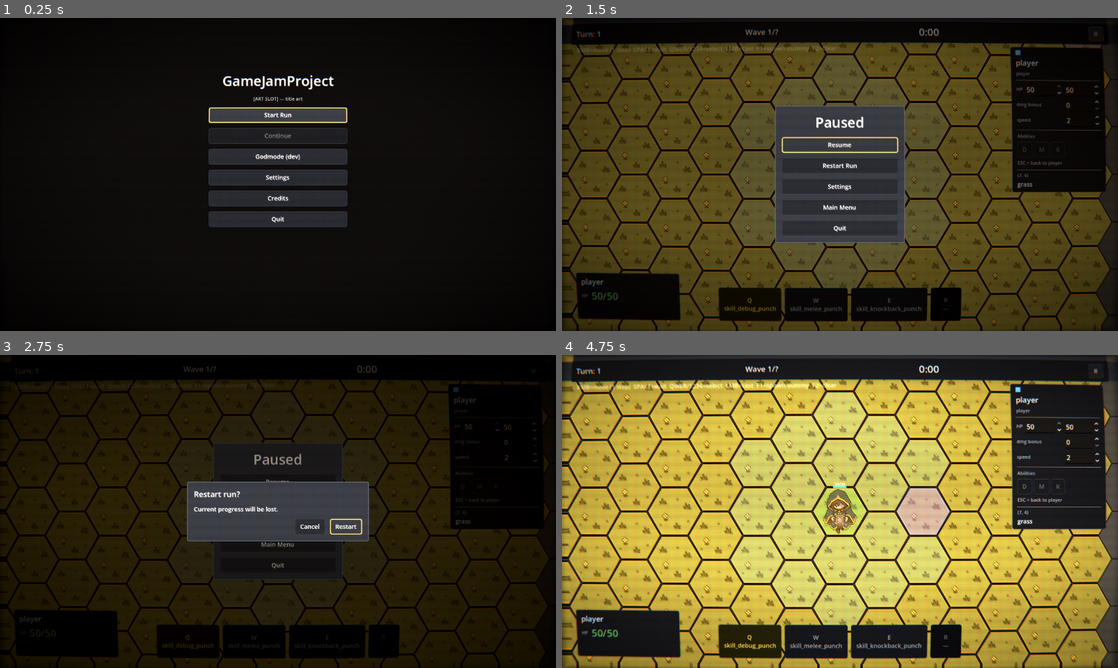
Above: before the commit, frames 1-4 (two rows, left to right).
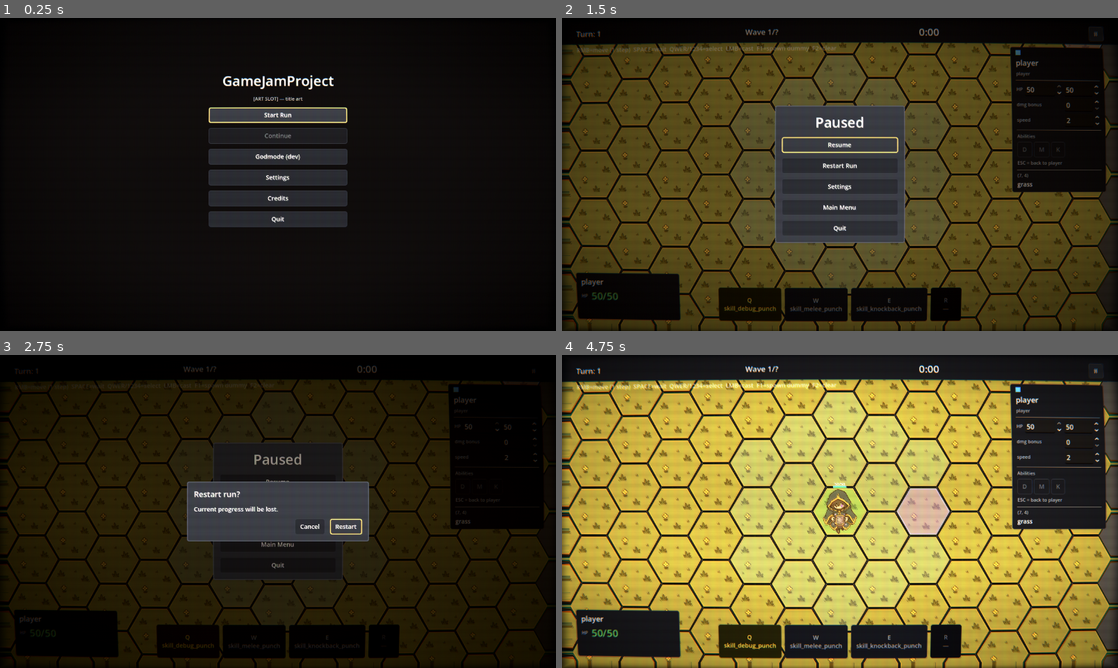
Above: after the commit, the same moments.

Repository: TortikP/GameJamProject
Game: Godot game, scene res://scenes/main_menu.tscn
The game is run twice, just before and just after one commit, with the same random seed, the same clock (stepped at 60 frames per second) and the same inputs.
Inputs:
- Up to frame 1 (0.25 s): no input
- Up to frame 2 (1.5 s): click "Start Run" at 0.5 s; click "II" at 1.25 s
- Up to frame 3 (2.75 s): click "Restart Run" at 2 s
- Up to frame 4 (4.75 s): click "Restart Run" at 2.75 s; click "Restart Run" at 3.5 s; click "Restart" at 4.25 s

The runs differ from the first frame. In frame 2, 0.5% of the frame differs, in the area x 0-100%, y 0-100%; in frame 3, less than 0.1%; in frame 4, 2.7%.

Commit message:
fix(crt): kill clamp-to-edge stripe on barrel rim
Screenshot #4 showed a vertical yellow stripe on the left edge — texture
clamp-to-edge replicating the leftmost game pixel column wherever barrel
curvature pushed cuv slightly past 0.

Three coordinated fixes:

* All sampling now uses cuv_safe = clamp(cuv, ~4px, 1 - ~4px). When cuv
  goes OOB on the rim, we sample from a 4px inset (real content) instead
  of clamping to the literal edge column.
* Bloom radius is now multiplied by screen_mask, same trick already
  applied to chroma in v5 — diagonal samples don't reach beyond the bezel.
* Bezel mask starts fading at 5 UV-units inside [0,1] instead of exactly
  at the boundary, so the residual rim where curvature OOB happens gets
  covered by the black bezel fade.

Visible screen loses ~0.4% width — imperceptible.

Diff:
--- a/scripts/presentation/crt/crt.gdshader
+++ b/scripts/presentation/crt/crt.gdshader
@@ -69,8 +69,12 @@
 }
 
 // 0 inside the curved screen region, → 1 in the bezel area.
+// Tiny inset of 5 UV-units pulls the bezel fade slightly inward so that the
+// few pixels where barrel curvature pushes cuv outside [0,1] get masked by
+// the bezel — covers residual clamp-to-edge sample artifacts on the rim.
 float bezel_mask(vec2 cuv) {
-	vec2 d = max(vec2(0.0) - cuv, cuv - vec2(1.0));
+	vec2 inset = vec2(0.005);
+	vec2 d = max(inset - cuv, cuv - (vec2(1.0) - inset));
 	float outside = max(d.x, d.y);
 	return smoothstep(0.0, bezel_softness, outside);
 }
@@ -92,17 +96,27 @@
 	vec2 chroma_dir = from_center * length(from_center) * 2.0;
 	vec2 chroma_offset = chroma_dir * chroma_strength * SCREEN_PIXEL_SIZE * screen_mask;
 
-	vec3 sa = texture(screen_tex, cuv + chroma_offset).rgb;
-	vec3 sb = texture(screen_tex, cuv - chroma_offset).rgb;
+	// All texture sampling uses `cuv_safe` — clamped a few pixels inside the
+	// texture edge. Without this, when barrel pushes cuv slightly outside [0,1]
+	// (typical at left/right rim), texture clamp-to-edge replicates the edge
+	// column → visible vertical stripe of repeated pixel data. Sampling from
+	// the inset gives real game content instead, then bezel mask fades it to
+	// black smoothly.
+	vec2 sample_margin = SCREEN_PIXEL_SIZE * 4.0;
+	vec2 cuv_safe = clamp(cuv, sample_margin, vec2(1.0) - sample_margin);
+
+	vec3 sa = texture(screen_tex, cuv_safe + chroma_offset).rgb;
+	vec3 sb = texture(screen_tex, cuv_safe - chroma_offset).rgb;
 	vec3 col = vec3(sa.r, (sa.g + sb.g) * 0.5, sb.b);
 
 	// Bloom: two diagonal samples (down from four cardinal). Gated by strength
 	// so setting `bloom_strength = 0` in the inspector skips the work entirely
-	// instead of multiplying it out at the end.
+	// instead of multiplying it out at the end. Radius also fades by screen_mask
+	// so the diagonal samples don't reach beyond the bezel either.
 	if (bloom_strength > 0.0) {
-		vec2 px = SCREEN_PIXEL_SIZE * 2.0;
-		vec3 d1 = texture(screen_tex, cuv + vec2( px.x,  px.y)).rgb;
-		vec3 d2 = texture(screen_tex, cuv + vec2(-px.x, -px.y)).rgb;
+		vec2 px = SCREEN_PIXEL_SIZE * 2.0 * screen_mask;
+		vec3 d1 = texture(screen_tex, cuv_safe + vec2( px.x,  px.y)).rgb;
+		vec3 d2 = texture(screen_tex, cuv_safe + vec2(-px.x, -px.y)).rgb;
 		vec3 blur = (d1 + d2) * 0.5;
 		vec3 bright = max(blur - vec3(bloom_threshold), vec3(0.0));
 		col += bright * bloom_strength;
Not shown, changed: specs/010-crt-postfx/tasks.md
